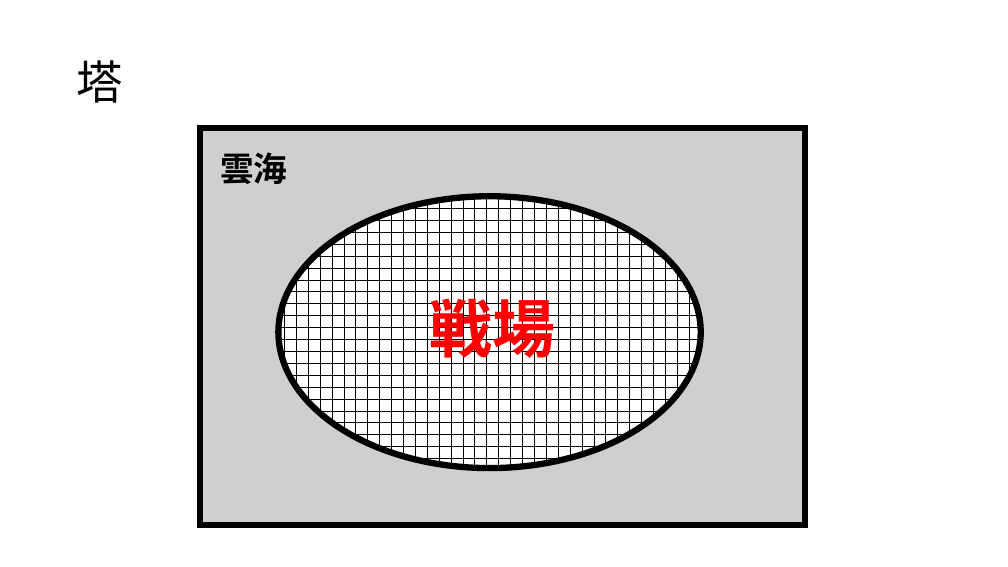
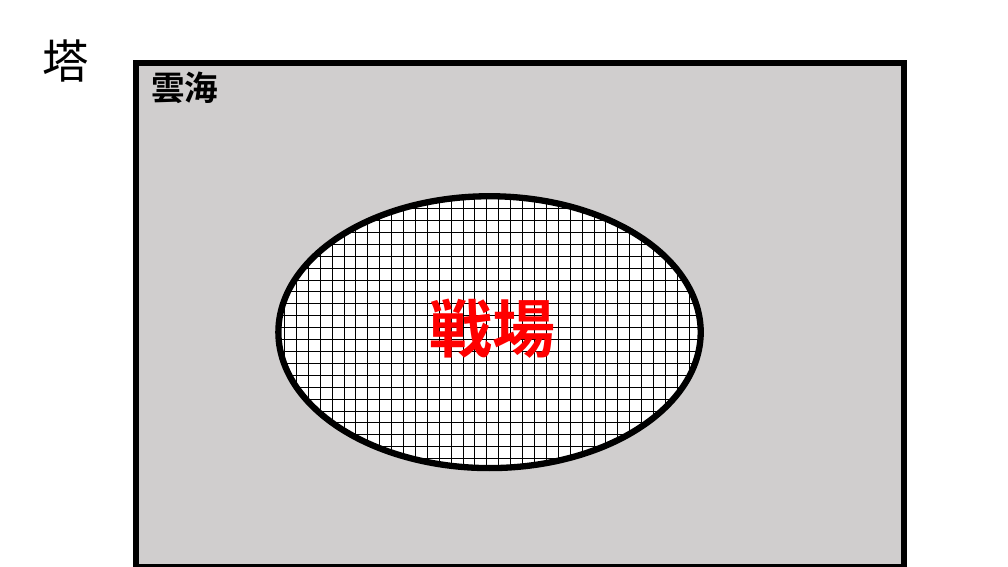
Before and after one commit to MizukiKato0416/sotsugyou_time_kato, a slide deck: slide 2 of ステージ構成案.pptx. Drawn at 1008x567 pixels with LibreOffice and Linux fonts; fonts in the diff are those of the drawing. Boxes give left, top, right and bottom in pixels: in the first picture for what was removed or moved away, otherwise in the second. Text is boxed around its words. In the diff, an @@ line names an element or a change of style, - is before the commit and + after.

```diff
--- a/ステージ構成案.pptx
+++ b/ステージ構成案.pptx
@@ title "塔" moved from (x1=77, y1=60, x2=123, y2=103) to (x1=42, y1=39, x2=88, y2=82) @@
@@ title "塔" at (x1=42, y1=39, x2=88, y2=82): font Noto Sans CJK JP to Calibri @@
@@ rectangle resized from (x1=200, y1=128, x2=805, y2=525) to (x1=136, y1=64, x2=904, y2=567) @@
@@ text "雲海" at (x1=151, y1=71, x2=218, y2=103): font Noto Sans CJK JP to Calibri @@
@@ text "雲海" moved from (x1=220, y1=152, x2=287, y2=184) to (x1=151, y1=71, x2=218, y2=103) @@
```
Also in this commit, not shown: 4 other slides changed, 6 slides added, 1 other file.
